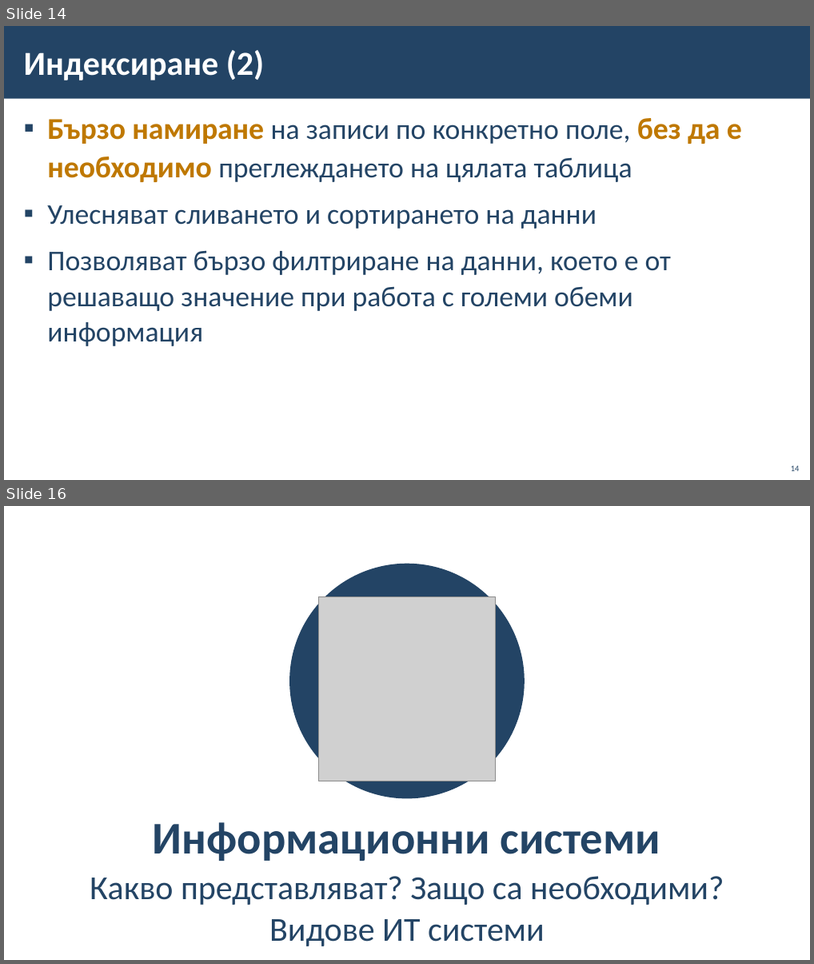
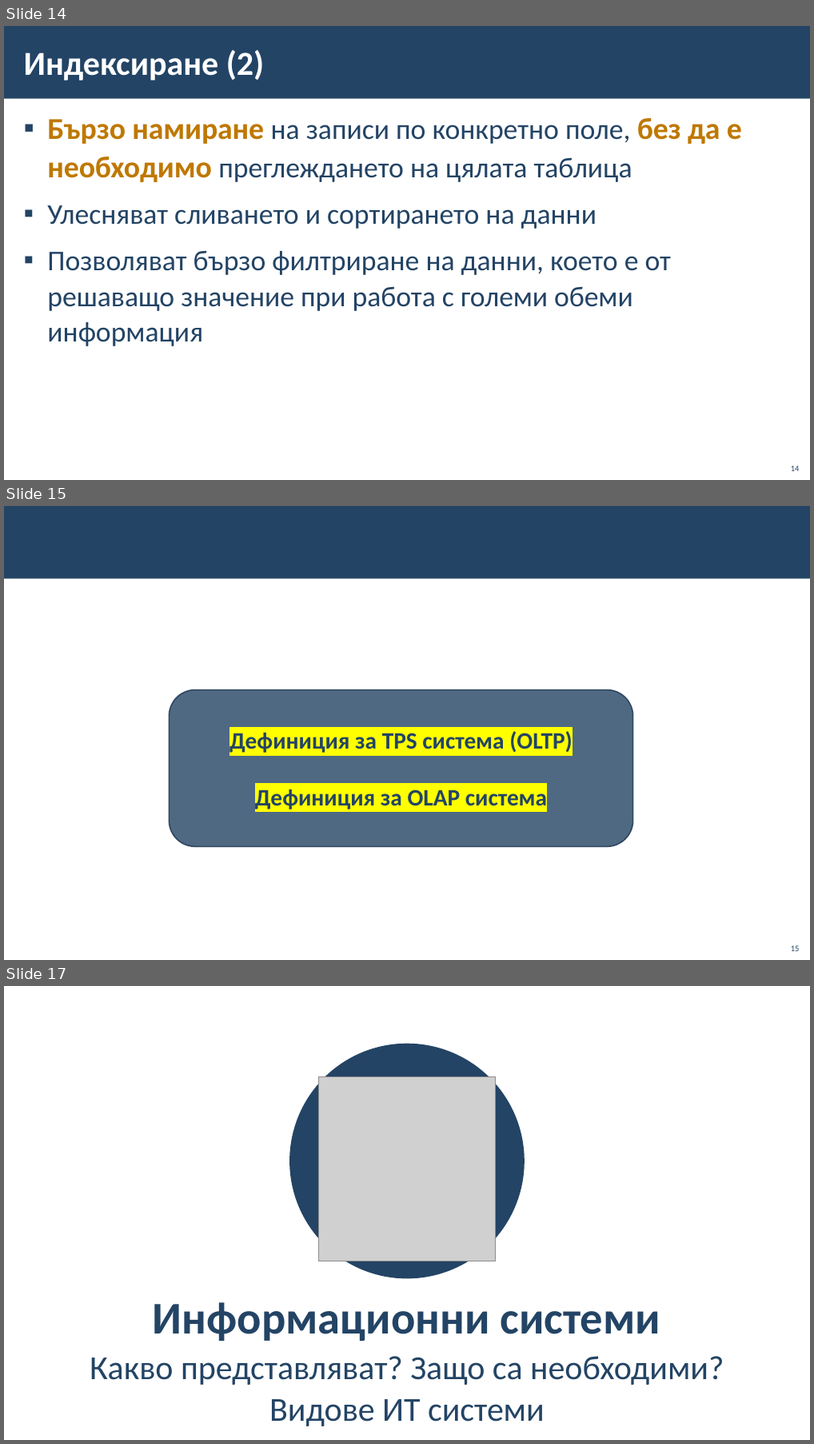
Before and after one commit to BG-IT-Edu/School-Programming, a slide deck: Courses/Software-Sciences/Module-3-Databases-New/01-IT-Systems/01-IT-Systems.pptx. Shown one above the other, each under a label of ours: slides 14 and 16 before the commit, slides 14, 15 and 17 after it; the slides between them are not shown. The pictures are 814x964 and 814x1444 pixels, drawn with LibreOffice and Linux fonts; fonts in the diff are those of the drawing; grey boxes stand for pictures; background and template pictures are left out. Boxes give left, top, right and bottom in pixels: in the first picture for what was removed or moved away, otherwise in the second. Text is boxed around its words. In the diff, an @@ line names an element or a change of style, - is before the commit and + after.

```diff
--- a/Courses/Software-Sciences/Module-3-Databases-New/01-IT-Systems/01-IT-Systems.pptx
+++ b/Courses/Software-Sciences/Module-3-Databases-New/01-IT-Systems/01-IT-Systems.pptx
@@ slide 15 added at (4,506,810,960), background #FFFFFF; not listed: 1 template element that a slide beside it also shows @@
@@ rounded rectangle added at (169,690,634,847), fill #234465 at 80% opacity, outline #1A334C 1.5 pt, 28 pt, text #234465, bold @@
+Дефиниция за TPS система (OLTP)
+Дефиниция за OLAP система
@@ page number added at (791,945,800,951), 10 pt, text #234465 @@
+15
@@ what was slide 16 is now slide 17 @@
```
Also in this commit, not shown: 10 slides changed, 4 other slides added.
